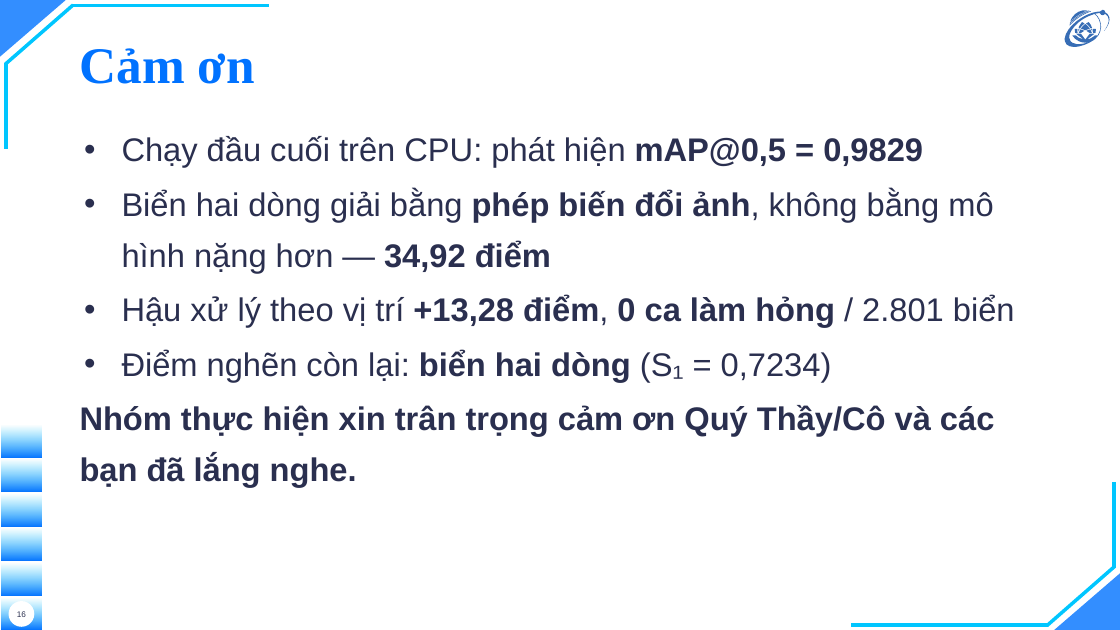
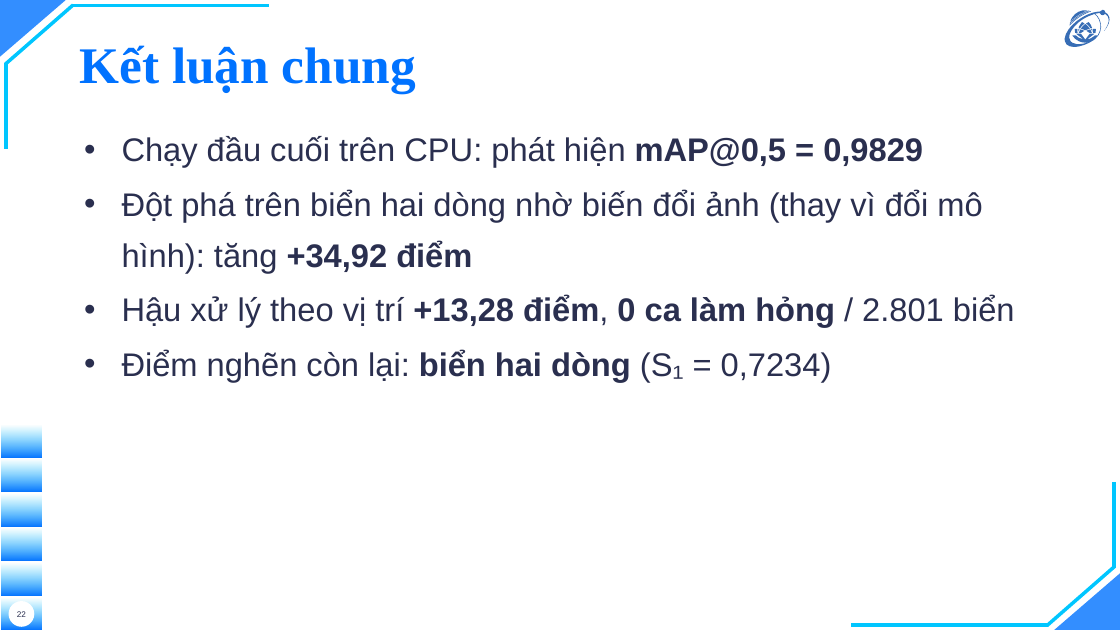
Before and after one commit to hieunguyen2604/alpr-do-an-mon-hoc, a slide deck: slide 22 of nop/02-slide-mon-hoc.pptx (slide 16 before the commit). Drawn at 1120x630 pixels with LibreOffice and Linux fonts; fonts in the diff are those of the drawing; background and template pictures are left out. Boxes give left, top, right and bottom in pixels: in the first picture for what was removed or moved away, otherwise in the second. Text is boxed around its words. In the diff, an @@ line names an element or a change of style, - is before the commit and + after.

```diff
--- a/nop/02-slide-mon-hoc.pptx
+++ b/nop/02-slide-mon-hoc.pptx
@@ title at [80, 45, 416, 94]: text changed @@
-Cảm ơn
+Kết luận chung
@@ text at [122, 190, 982, 273]: text changed @@
-• Biển hai dòng giải bằng phép biến đổi ảnh, không bằng mô hình nặng hơn — 34,92 điểm
+• Đột phá trên biển hai dòng nhờ biến đổi ảnh (thay vì đổi mô hình): tăng +34,92 điểm
@@ text at [80, 405, 994, 487]: paragraph removed @@
-Nhóm thực hiện xin trân trọng cảm ơn Quý Thầy/Cô và các bạn đã lắng nghe.
@@ page number at [17, 611, 26, 617]: text changed @@
-16
+22
```
Also in this commit, not shown: 7 other slides changed, 8 slides added, 1 slide removed, 28 other files.
